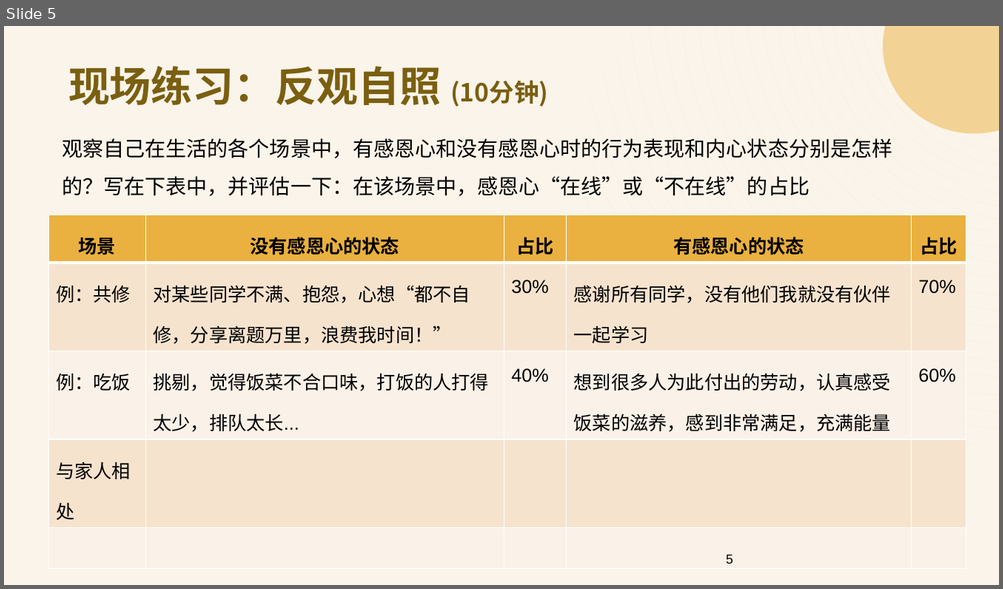
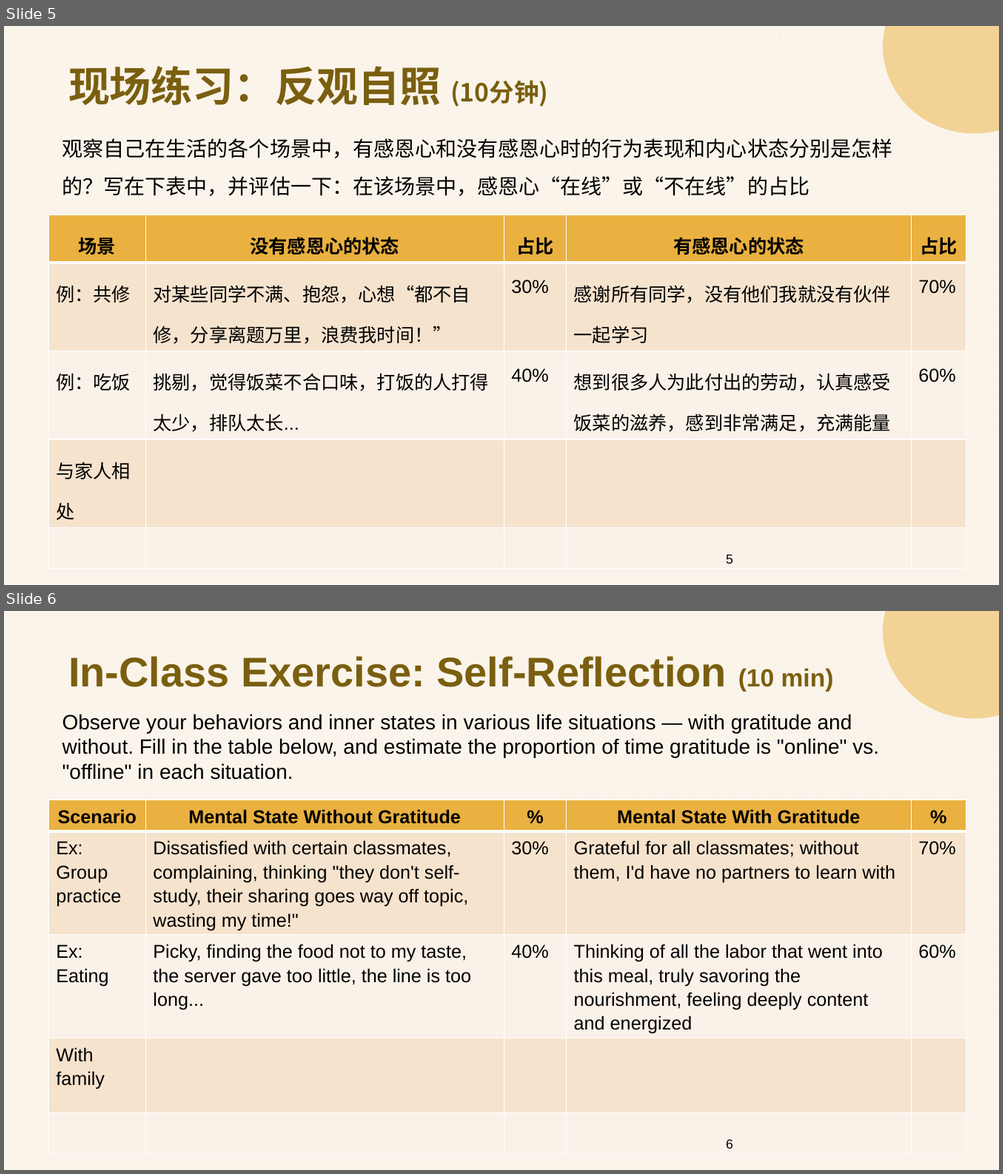
Before and after one commit to zhi12458/mpi-translations, a slide deck: 感恩实践课/02-感恩实践课（260423）-translated.pptx. Shown one above the other, each under a label of ours: slide 5 before the commit, slides 5 and 6 after it. The pictures are 1003x589 and 1003x1174 pixels, drawn with LibreOffice and Linux fonts; fonts in the diff are those of the drawing. Boxes give left, top, right and bottom in pixels: in the first picture for what was removed or moved away, otherwise in the second. Text is boxed around its words. In the diff, an @@ line names an element or a change of style, - is before the commit and + after.

```diff
--- a/感恩实践课/02-感恩实践课（260423）-translated.pptx
+++ b/感恩实践课/02-感恩实践课（260423）-translated.pptx
@@ slide 6 added at bbox=[4, 611, 999, 1170], background #FBF4EA; not listed: 33 template elements that a slide beside it also shows @@
@@ ellipse added at bbox=[883, 611, 999, 718], fill #F2D08C at 90% opacity @@
@@ title added at bbox=[68, 656, 834, 692], 40 pt, text #7A5F10, bold @@
+In-Class Exercise: Self-Reflection (10 min)
@@ text added at bbox=[62, 714, 879, 780], 20 pt, text #000000 @@
+Observe your behaviors and inner states in various life situations — with gratitude and without. Fill in the table below, and estimate the proportion of time gratitude is "online" vs. "offline" in each situation.
@@ table added at bbox=[48, 800, 967, 1105], 5 rows, 5 columns @@
+Scenario | Mental State Without Gratitude | % | Mental State With Gratitude | %
+Ex: Group practice | Dissatisfied with certain classmates, complaining, thinking "they don't self-study, their sharing goes way off topic, wasting my time!" | 30% | Grateful for all classmates; without them, I'd have no partners to learn with | 70%
+Ex: Eating | Picky, finding the food not to my taste, the server gave too little, the line is too long... | 40% | Thinking of all the labor that went into this meal, truly savoring the nourishment, feeling deeply content and energized | 60%
+With family |  |  |  | 
+ |  |  |  | 
@@ page number added at bbox=[726, 1139, 733, 1149], 12.6 pt, text #000000 @@
+6
```
Also in this commit, not shown: 28 other slides changed, 1 other file.
